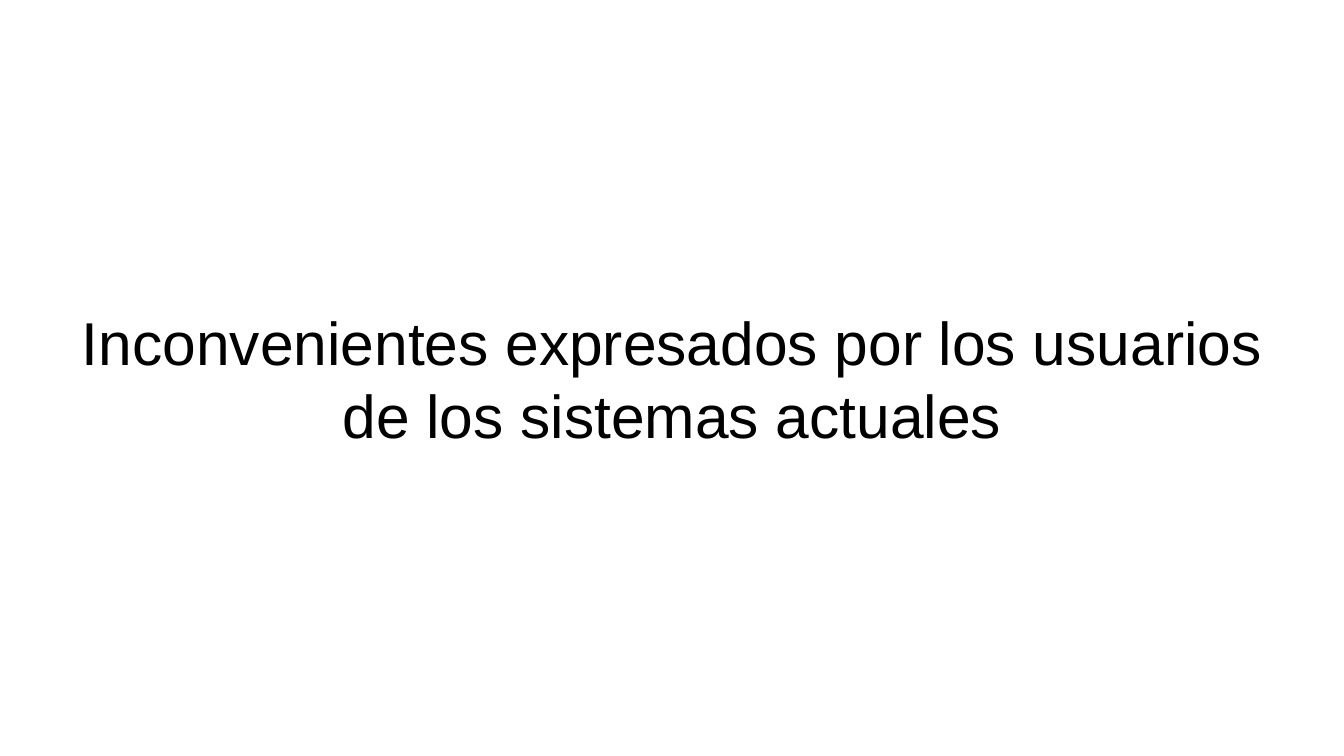
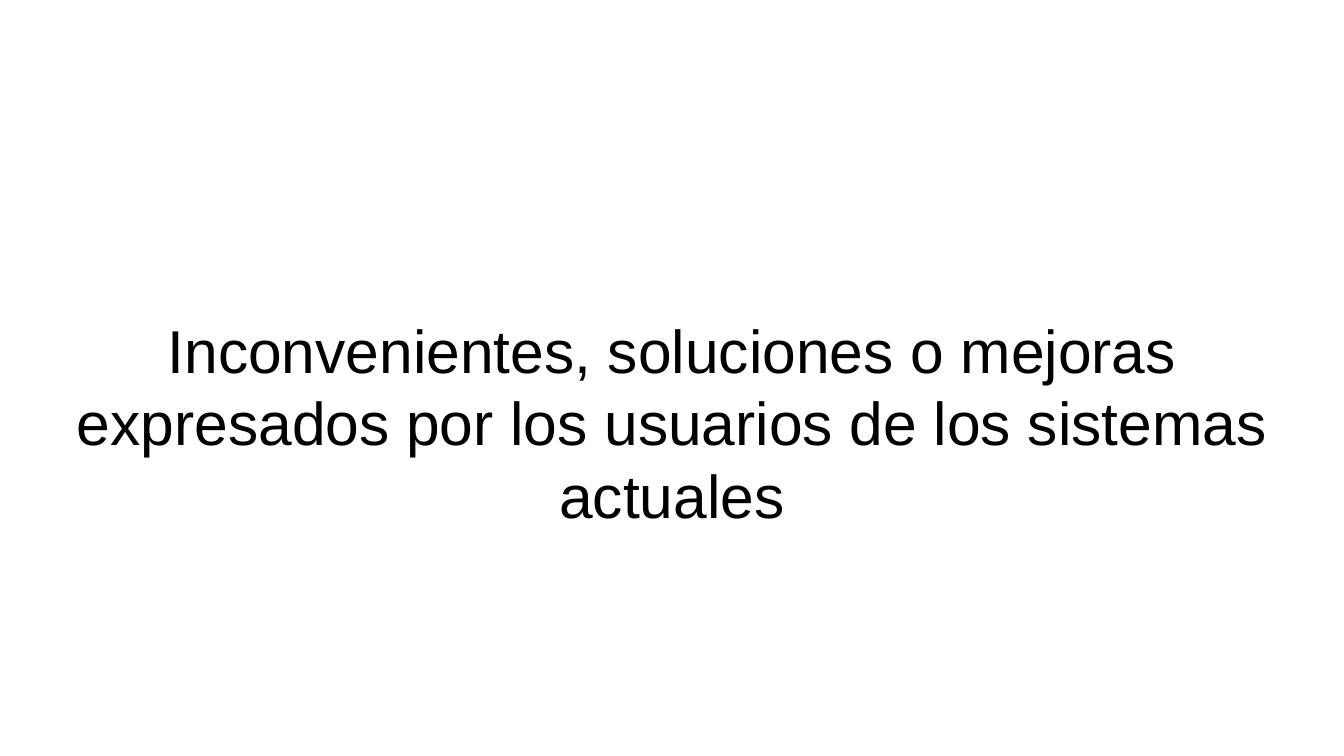
Before and after one commit to sisprovguardia-gustavo/docs, a slide deck: slide 25 of docs/notas_sistema.pptx (slide 19 before the commit). Drawn at 1344x756 pixels with LibreOffice and Linux fonts; fonts in the diff are those of the drawing. Boxes give left, top, right and bottom in pixels: in the first picture for what was removed or moved away, otherwise in the second. Text is boxed around its words. In the diff, an @@ line names an element or a change of style, - is before the commit and + after.

```diff
--- a/docs/notas_sistema.pptx
+++ b/docs/notas_sistema.pptx
@@ title at (x1=77, y1=329, x2=1267, y2=519): text changed @@
-Inconvenientes expresados por los usuarios de los sistemas actuales
+Inconvenientes, soluciones o mejoras expresados por los usuarios de los sistemas actuales
```
Also in this commit, not shown: 7 other slides changed, 8 slides added, 1 slide removed, 16 other files.
